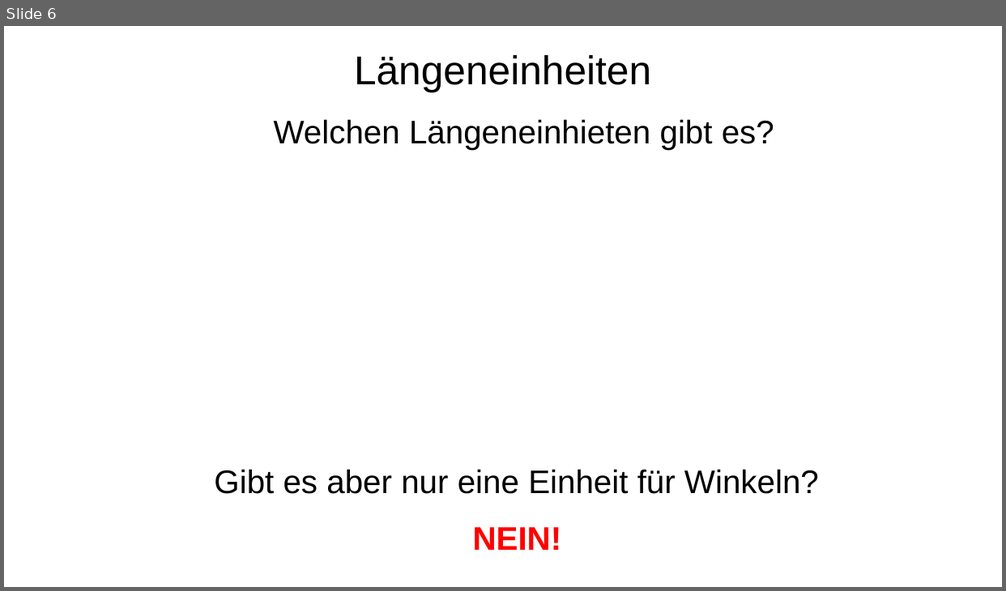
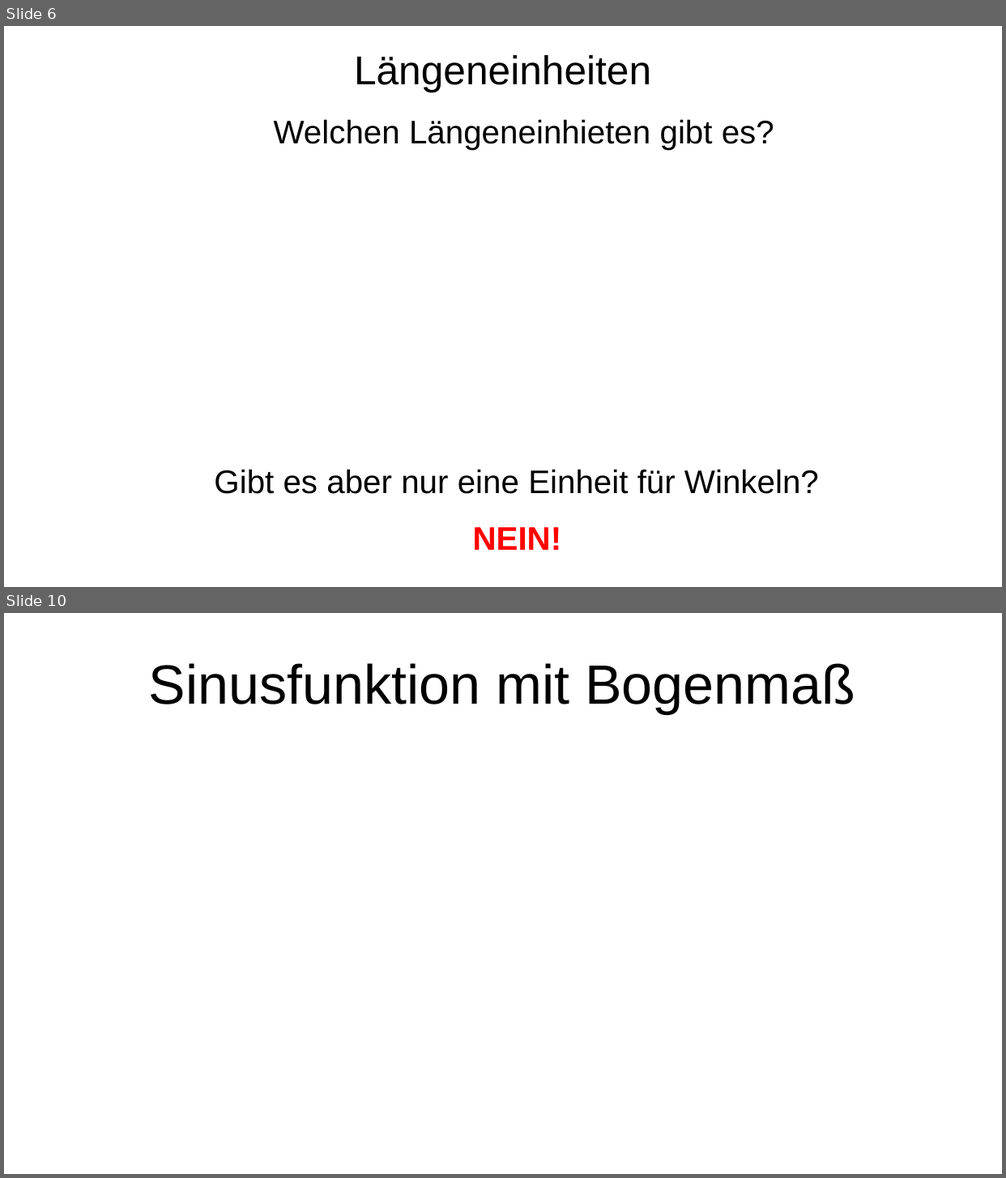
Before and after one commit to bearums/teaching, a slide deck: B5/Mathe/2024/D12/Sinus_funktion/02/pres.odp. Shown one above the other, each under a label of ours: slide 6 before the commit, slides 6 and 10 after it; the slides between them are not shown. The pictures are 1006x591 and 1006x1178 pixels, drawn with LibreOffice and Linux fonts; fonts in the diff are those of the drawing. Boxes give left, top, right and bottom in pixels: in the first picture for what was removed or moved away, otherwise in the second. Text is boxed around its words. In the diff, an @@ line names an element or a change of style, - is before the commit and + after.

```diff
--- a/B5/Mathe/2024/D12/Sinus_funktion/02/pres.odp
+++ b/B5/Mathe/2024/D12/Sinus_funktion/02/pres.odp
@@ slide 10 added at [4,613,1002,1174], background #FFFFFF @@
@@ title added at [149,663,855,714], 44 pt, text #000000 @@
+Sinusfunktion mit Bogenmaß
```
Also in this commit, not shown: 4 other slides added, 1 slide removed, 2 other files.
